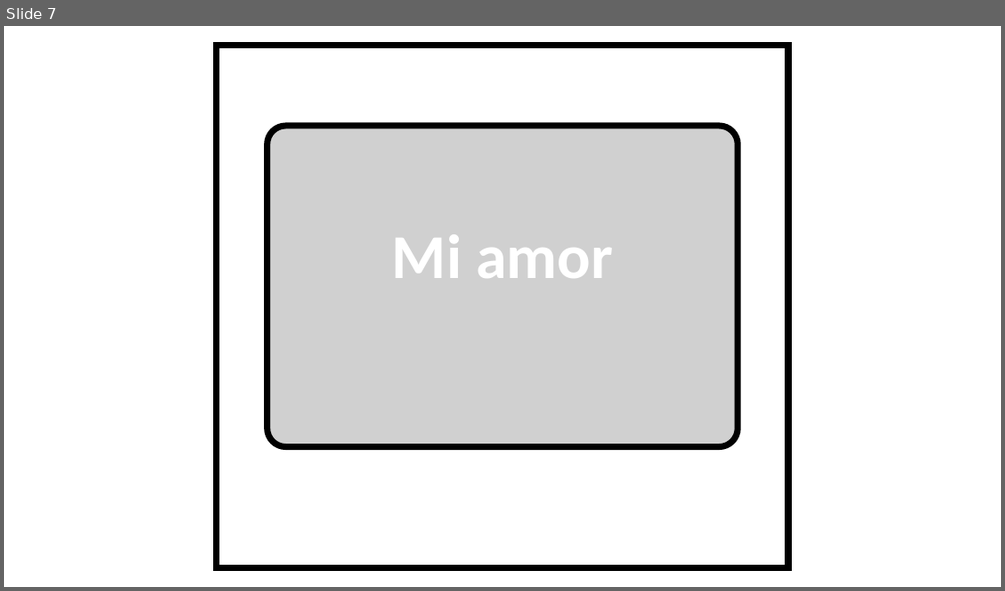
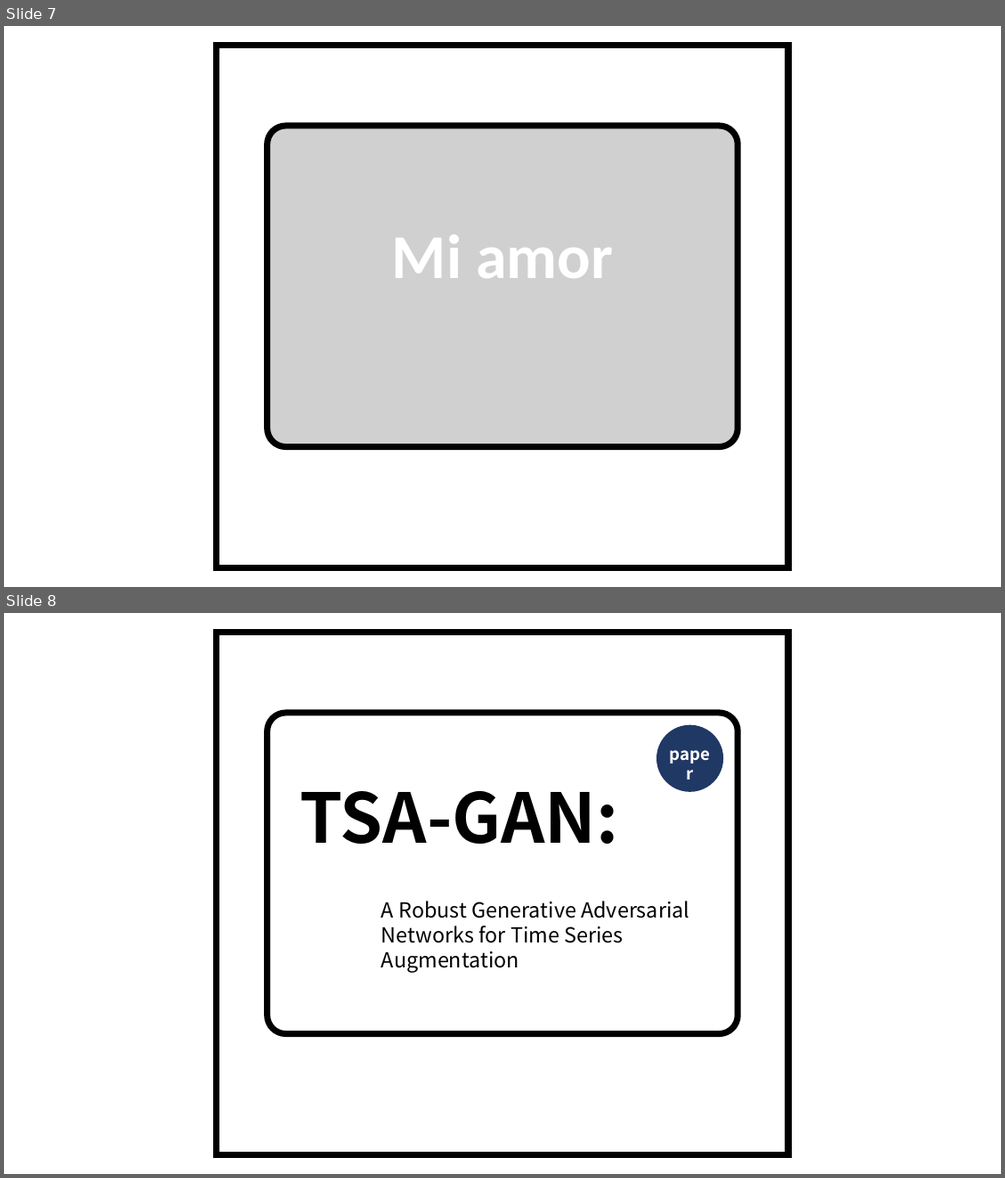
Before and after one commit to whulizheng/whulizheng.github.io, a slide deck: 网站元素.pptx. Shown one above the other, each under a label of ours: slide 7 before the commit, slides 7 and 8 after it. The pictures are 1005x591 and 1005x1178 pixels, drawn with LibreOffice and Linux fonts; fonts in the diff are those of the drawing; grey boxes stand for pictures. Boxes give left, top, right and bottom in pixels: in the first picture for what was removed or moved away, otherwise in the second. Text is boxed around its words. In the diff, an @@ line names an element or a change of style, - is before the commit and + after.

```diff
--- a/网站元素.pptx
+++ b/网站元素.pptx
@@ slide 8 added at [4,613,1001,1174], background #FFFFFF @@
@@ freeform shape added at [217,633,788,1154], fill #FFFFFF, outline #000000 6 pt @@
@@ ellipse added at [657,725,723,792], fill #203864 @@
@@ text added at [660,740,720,768], 16 pt, text #FFFFFF, bold @@
+paper
@@ text added at [299,791,618,844], 66 pt, text #000000, bold @@
+TSA-GAN:
@@ text added at [381,900,689,973], 20 pt, text #000000 @@
+A Robust Generative Adversarial
+Networks for Time Series Augmentation
```
Also in this commit, not shown: 2 other slides added, 2 slides removed, 12 other files.
